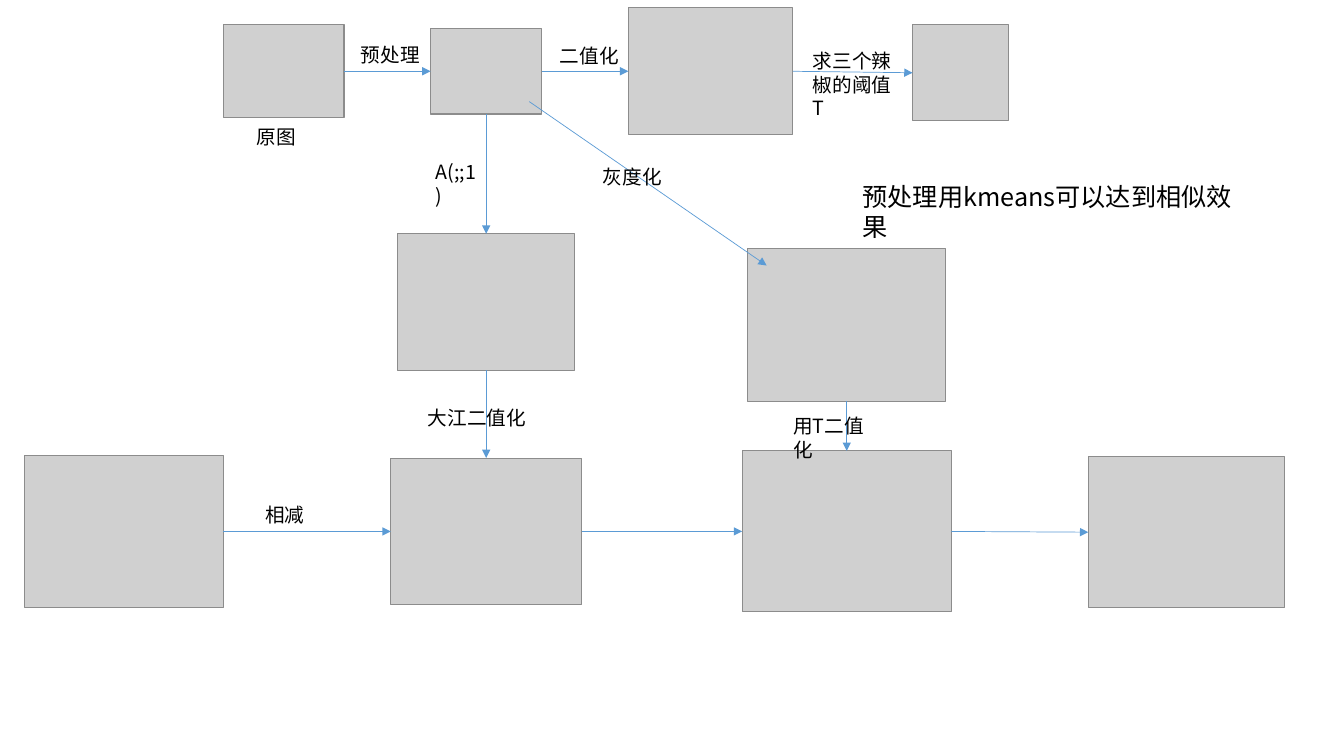
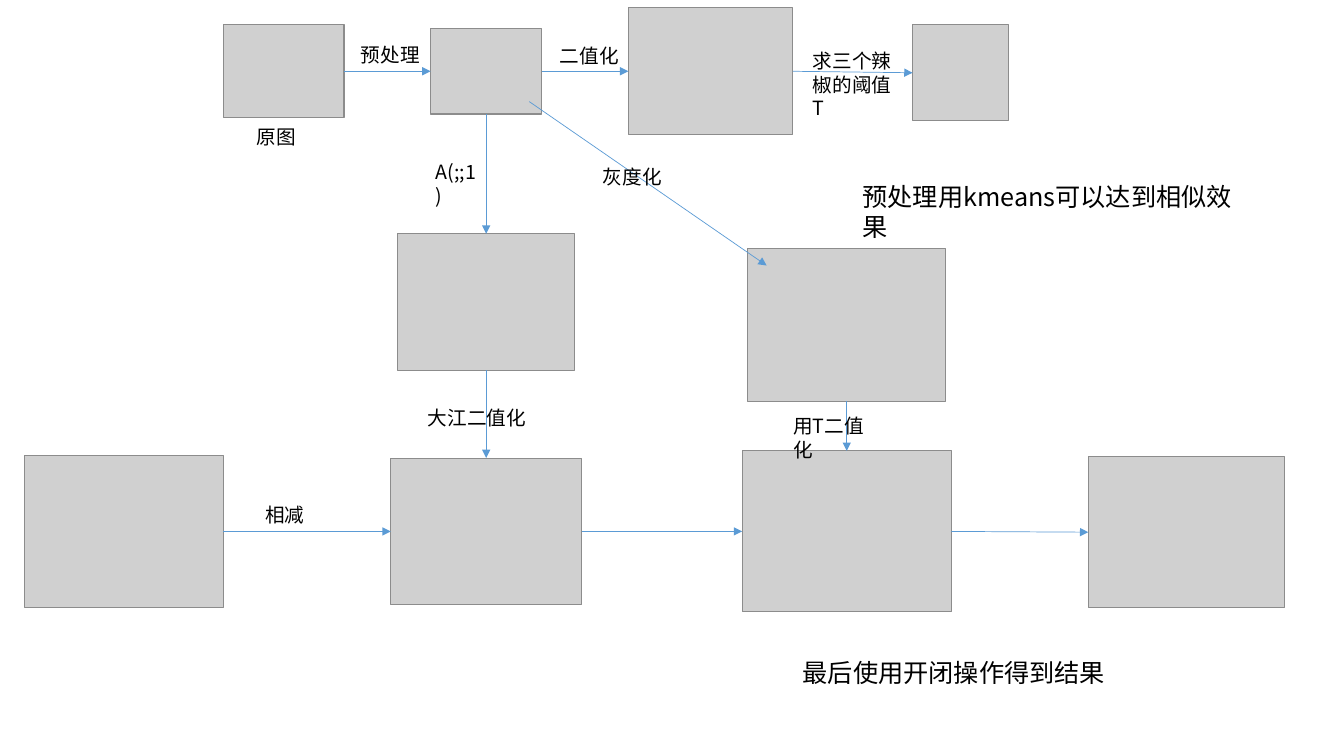
Before and after one commit to D3lynChann/erallyImagee, a slide deck: slide 1 of gpjk.pptx. Drawn at 1344x756 pixels with LibreOffice and Linux fonts; fonts in the diff are those of the drawing; grey boxes stand for pictures. Boxes give left, top, right and bottom in pixels: in the first picture for what was removed or moved away, otherwise in the second. Text is boxed around its words. In the diff, an @@ line names an element or a change of style, - is before the commit and + after.

```diff
--- a/gpjk.pptx
+++ b/gpjk.pptx
@@ text added at [803, 660, 1105, 684], 18 pt, text #000000 @@
+最后使用开闭操作得到结果
```
Also in this commit, not shown: 1 slide added, 4 other files.
